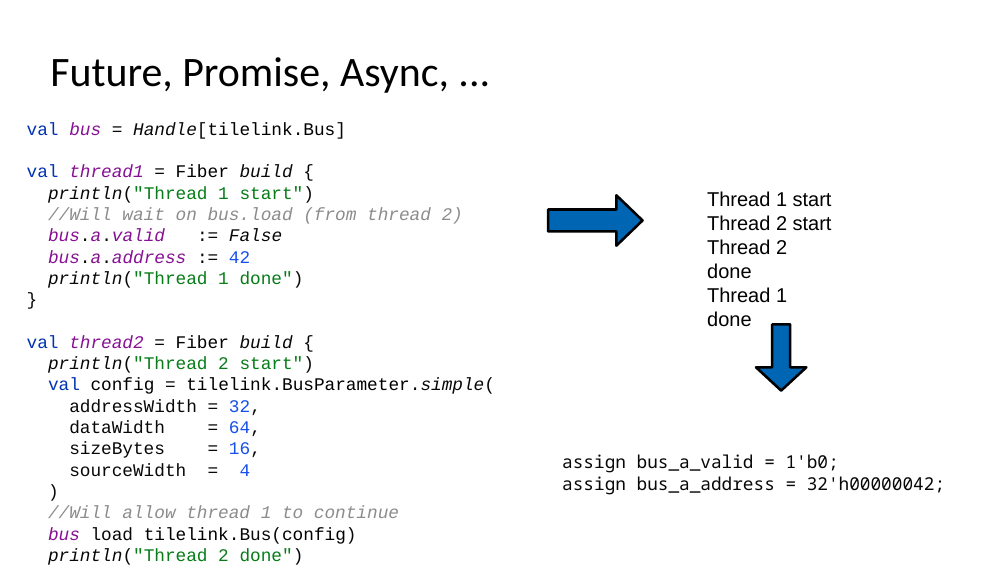
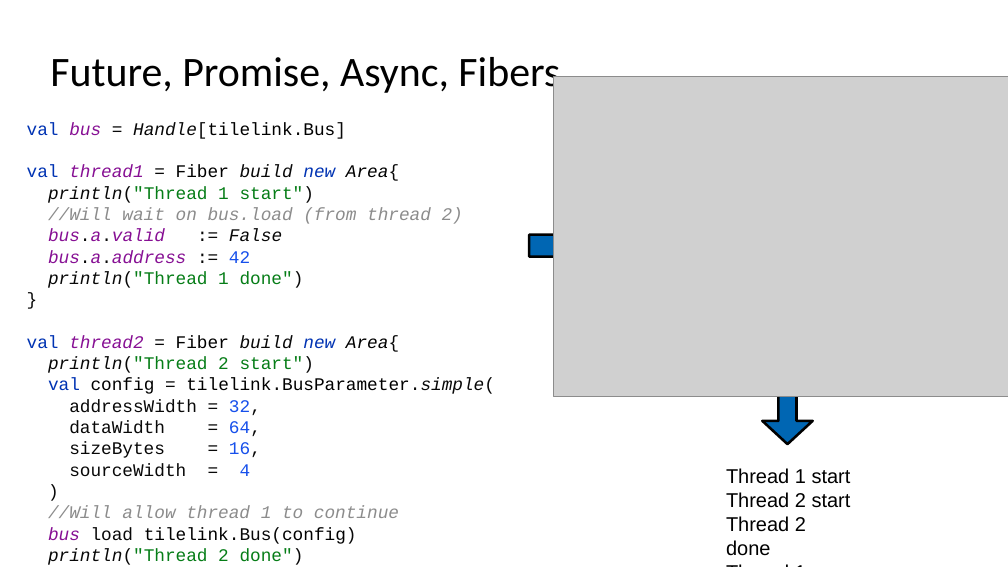
Before and after one commit to SpinalHDL/SpinalDoc, a slide deck: slide 9 of presentation/en/spinalhdl_210723/spinalhdl_210723.odp. Drawn at 1008x567 pixels with LibreOffice and Linux fonts; fonts in the diff are those of the drawing; grey boxes stand for pictures. Boxes give left, top, right and bottom in pixels: in the first picture for what was removed or moved away, otherwise in the second. Text is boxed around its words. In the diff, an @@ line names an element or a change of style, - is before the commit and + after.

```diff
--- a/presentation/en/spinalhdl_210723/spinalhdl_210723.odp
+++ b/presentation/en/spinalhdl_210723/spinalhdl_210723.odp
@@ title at (50,57,592,97): text changed @@
-Future, Promise, Async, ...
+Future, Promise, Async, Fibers...
@@ picture added at (554,77,1008,397) @@
@@ text at (27,122,495,565): text changed @@
-val bus = Handle[tilelink.Bus]
-val thread1 = Fiber build {
-println("Thread 1 start")
-//Will wait on bus.load (from thread 2)
-bus.a.valid := False
-bus.a.address := 42
-println("Thread 1 done")
-}
-val thread2 = Fiber build {
-println("Thread 2 start")
-val config = tilelink.BusParameter.simple(
-addressWidth = 32,
-dataWidth = 64,
-sizeBytes = 16,
-sourceWidth = 4
-)
-//Will allow thread 1 to continue
-bus load tilelink.Bus(config)
-println("Thread 2 done")
-}
+val bus = Handle[tilelink.Bus]
+val thread1 = Fiber build new Area{
+println("Thread 1 start")
+//Will wait on bus.load (from thread 2)
+bus.a.valid := False
+bus.a.address := 42
+println("Thread 1 done")
+}
+val thread2 = Fiber build new Area{
+println("Thread 2 start")
+val config = tilelink.BusParameter.simple(
+addressWidth = 32,
+dataWidth = 64,
+sizeBytes = 16,
+sourceWidth = 4
+)
+//Will allow thread 1 to continue
+bus load tilelink.Bus(config)
+println("Thread 2 done")
+}
@@ right arrow: place and size @@
-right arrow at (548,195,642,246)
+right arrow at (529,221,623,271)
@@ right arrow: place and size @@
-right arrow at (756,324,806,390)
+right arrow at (762,378,813,444)
@@ text removed at (562,454,945,495) @@
-assign bus_a_valid = 1'b0;
-assign bus_a_address = 32'h00000042;
@@ text "Thread 1 start" rewrapped from (707,191,832,327) to (726,468,851,556) @@
```
Also in this commit, not shown: 8 other slides changed, 1 other file.
